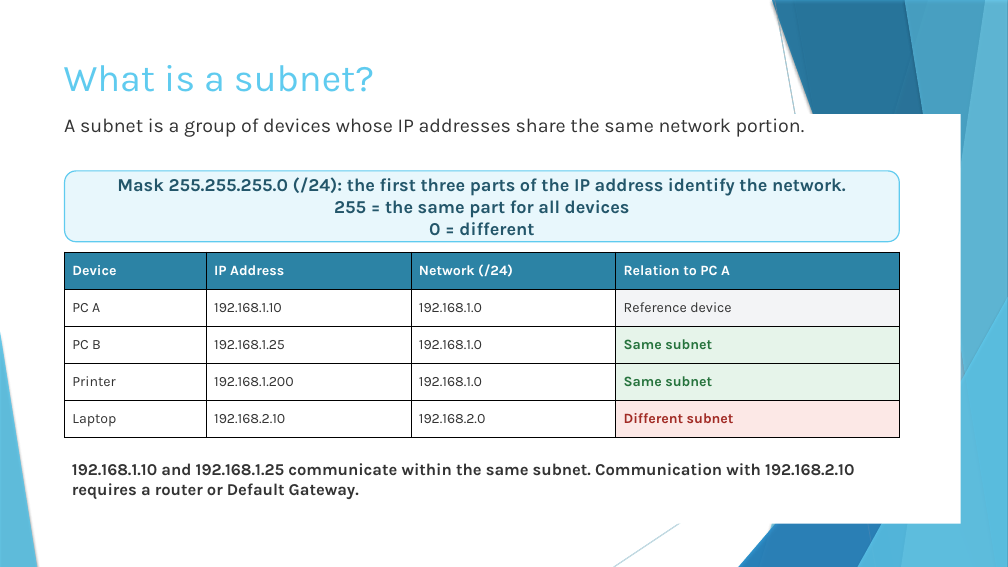
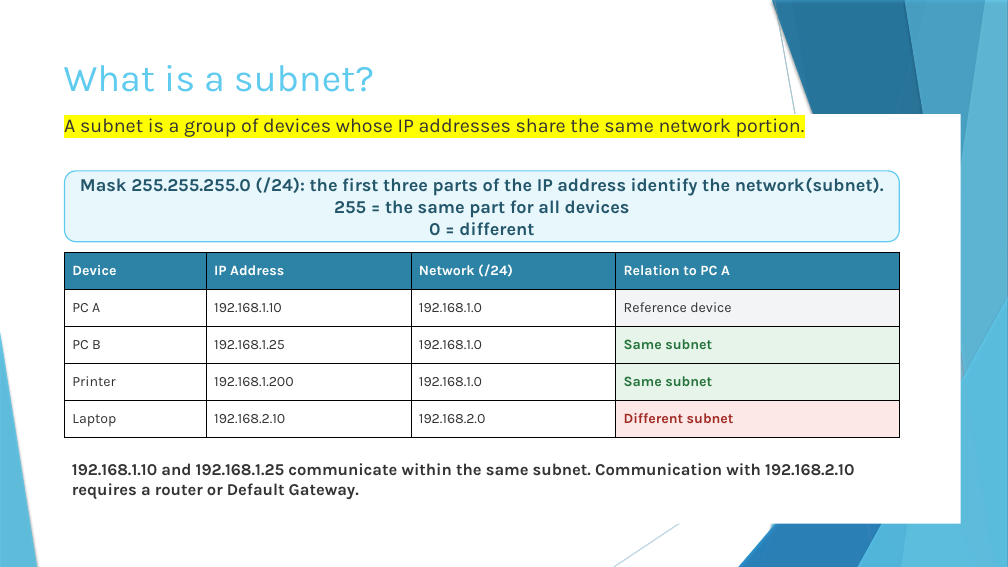
Before and after one commit to aristos32/education, a slide deck: slide 4 of schools-presentations/A Lykeiou/alloglossoi/A.5.M2 Network Diagnostics - Part 1 - English.pptx. Drawn at 1008x567 pixels with LibreOffice and Linux fonts; fonts in the diff are those of the drawing. Boxes give left, top, right and bottom in pixels: in the first picture for what was removed or moved away, otherwise in the second. Text is boxed around its words. In the diff, an @@ line names an element or a change of style, - is before the commit and + after.

```diff
--- a/schools-presentations/A Lykeiou/alloglossoi/A.5.M2 Network Diagnostics - Part 1 - English.pptx
+++ b/schools-presentations/A Lykeiou/alloglossoi/A.5.M2 Network Diagnostics - Part 1 - English.pptx
@@ text "A subnet is a group ..." at (x1=64, y1=118, x2=805, y2=139): highlight none to #FFFF00 @@
@@ text in rounded rectangle at (x1=80, y1=177, x2=884, y2=196): text changed @@
-Mask 255.255.255.0 (/24): the first three parts of the IP address identify the network.
+Mask 255.255.255.0 (/24): the first three parts of the IP address identify the network(subnet).
```
Also in this commit, not shown: 1 other slide changed, 4 other files.
